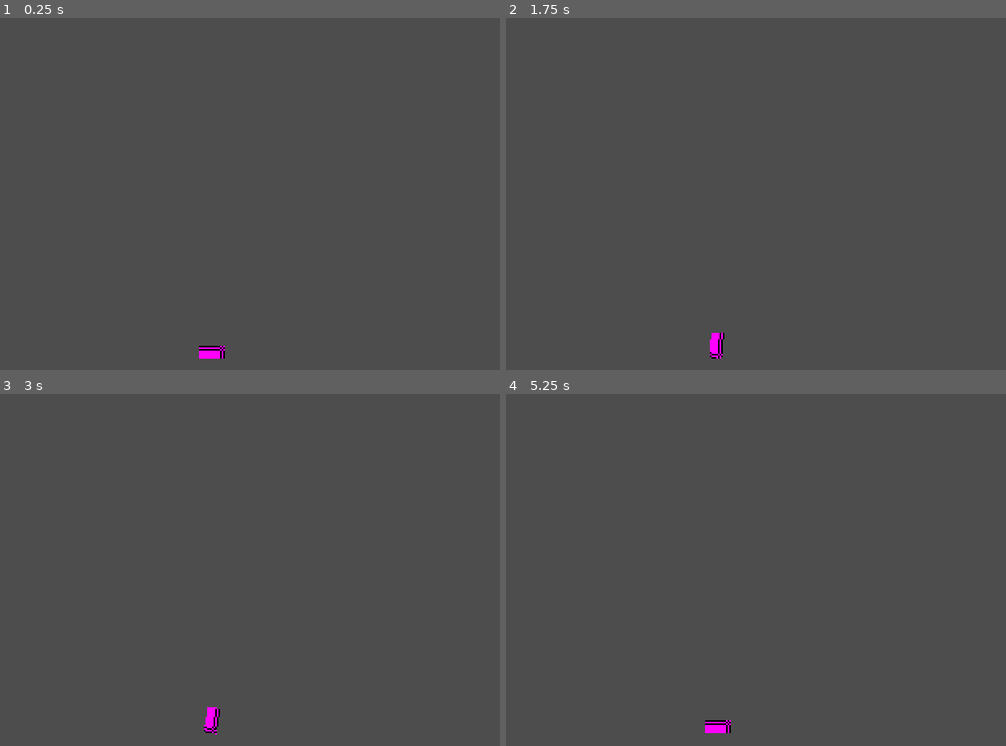
Above: before the commit, frames 1-4 (two rows, left to right).
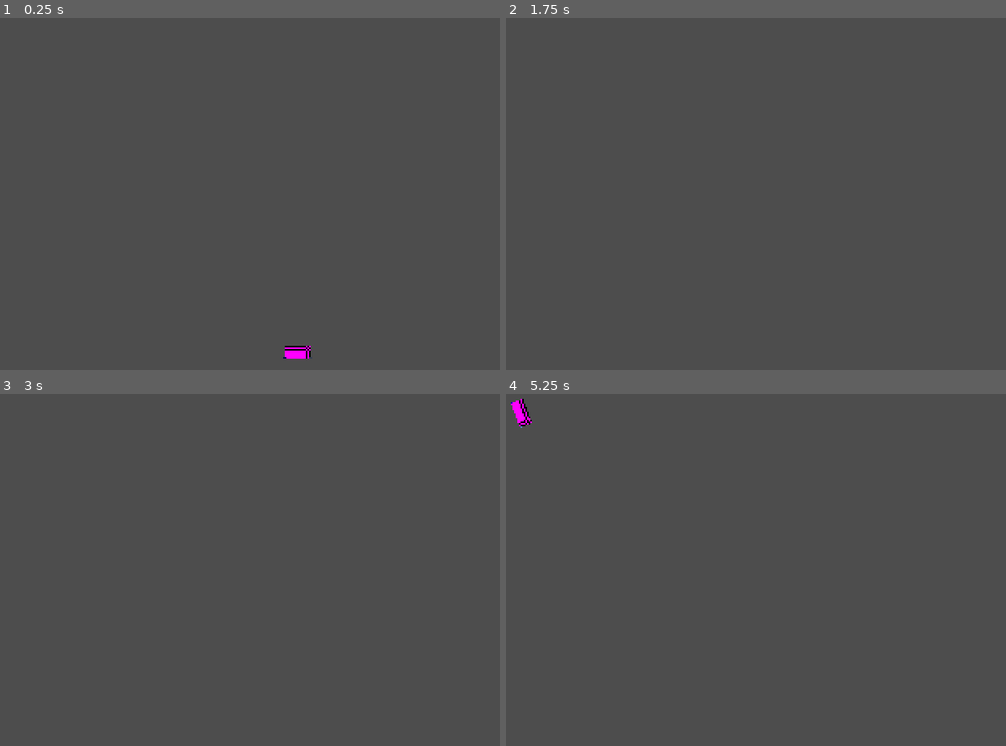
Above: after the commit, the same moments.

Repository: 3xcpy/roguelike-arcade-driving
Game: Godot game, scene res://scenes/stage.tscn
The game is run twice, just before and just after one commit, with the same random seed, the same clock (stepped at 60 frames per second) and the same inputs. The engine's default icon, where the game draws it, is replaced by a stand-in: a white triangle on a blue panel in a dark square.
Inputs:
- Up to frame 1 (0.25 s): no input
- Up to frame 2 (1.75 s): tap Enter at 0.5 s; hold Right (steer_right) 0.53-1.28 s; tap Alt at 0.6 s; hold Down from 1.28 s (still down); tap Shift at 1.35 s
- Up to frame 3 (3 s): release Down at 2.03 s; hold Right (steer_right) 2.03-2.78 s; tap Alt at 2.1 s; hold Up from 2.78 s (still down); tap Shift at 2.85 s
- Up to frame 4 (5.25 s): release Up at 3.53 s; hold Left (steer_left) 3.53-5.03 s; tap Alt at 3.6, 5.1 s; tap Space at 4.25 s; tap Shift at 4.35 s; tap Enter at 5 s; hold Down from 5.03 s (still down)

The runs differ from the first frame. In frame 1, 0.4% of the frame differs, in the area x 39-63%, y 93-97%; in frame 2, 0.2%; in frame 3, 0.2%; in frame 4, 0.4%, in the area x 0-45%, y 1-97%.

Commit message:
it's working now
finally

Diff:
--- a/scenes/player.tscn
+++ b/scenes/player.tscn
@@ -1,6 +1,7 @@
-[gd_scene load_steps=4 format=3 uid="uid://dhtn00310jucy"]
+[gd_scene load_steps=5 format=3 uid="uid://dhtn00310jucy"]
 
 [ext_resource type="Script" uid="uid://cldbibnmmw5k4" path="res://scripts/player.gd" id="1_3vyb7"]
+[ext_resource type="Texture2D" uid="uid://jxabck5vuije" path="res://icon.svg" id="3_qhqgy"]
 
 [sub_resource type="RectangleShape2D" id="RectangleShape2D_u8vuu"]
 size = Vector2(8, 16)
@@ -13,7 +14,18 @@
 accel = 500.0
 
 [node name="CollisionShape2D" type="CollisionShape2D" parent="."]
+rotation = 1.5707964
 shape = SubResource("RectangleShape2D_u8vuu")
 
 [node name="Sprite2D" type="Sprite2D" parent="."]
+rotation = 1.5707964
 texture = SubResource("PlaceholderTexture2D_3vyb7")
+
+[node name="Sprite2D2" type="Sprite2D" parent="."]
+scale = Vector2(0.01, 0.01)
+texture = ExtResource("3_qhqgy")
+
+[node name="Sprite2D3" type="Sprite2D" parent="."]
+modulate = Color(0, 0, 1, 1)
+scale = Vector2(0.01, 0.01)
+texture = ExtResource("3_qhqgy")
--- a/scripts/player.gd
+++ b/scripts/player.gd
@@ -7,19 +7,25 @@
 
 @export var wheel_base: float = 16.0 # distance between the front and back wheel
 
+@onready var s1 = $Sprite2D2
+@onready var s2 = $Sprite2D3
+
 
 func _physics_process(delta: float) -> void:
 	var steer = Input.get_axis("steer_left", "steer_right") * steer_strength
+	velocity = transform.y * max_speed
 
-	var front_wheel: Vector2 = position + wheel_base/2.0 * Vector2.UP.rotated(rotation)
-	var back_wheel: Vector2 = position - wheel_base/2.0 * Vector2.UP.rotated(rotation)
+	var front_wheel: Vector2 = position + transform.x * (wheel_base/2.0)
+	var back_wheel: Vector2 = position - transform.x * (wheel_base/2.0)
 
-	front_wheel += max_speed * Vector2.UP.rotated(rotation + deg_to_rad(steer)) * delta
-	back_wheel += max_speed * Vector2.UP.rotated(rotation) * delta
+	front_wheel += velocity.rotated(deg_to_rad(steer)) * delta
+	back_wheel += velocity * delta
 
-	var new_location = (front_wheel + back_wheel) / 2
-	rotation = (front_wheel - back_wheel).angle()
-	position = new_location
+	s1.global_position = front_wheel
+	s2.global_position = back_wheel
 
-	# velocity = (new_location - position).normalized() * accel
+	var new_dir = back_wheel.direction_to(front_wheel)
+
+	velocity = new_dir * velocity.length()
+	rotation = new_dir.angle()
 	move_and_slide()
